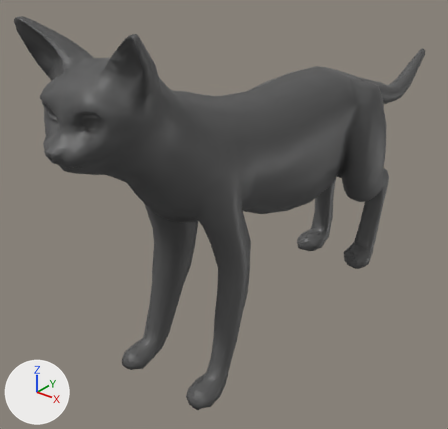
One commit to the COLLADA model Assets/Mimi/MimiAnimations.dae: the scene before it, then after it.
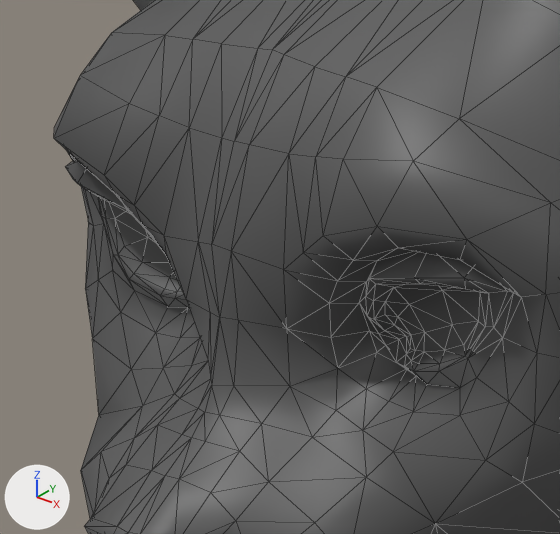
Each version is shown whole from a 50 mm camera at (1.764, -2.481, 2.129) aimed at (-0.238, 0.021, 0.578), then close up on the part from 7% to 24% of the width and 19% to 36% of the height. The lights are fixed; the arrows at lower left show +X, +Y and +Z. The close-ups show mesh edges as thin lines. Where no turn or scale is listed for an object, it has been applied to the vertices.

Objects in the first close-up: 'Mesh_proxy'.
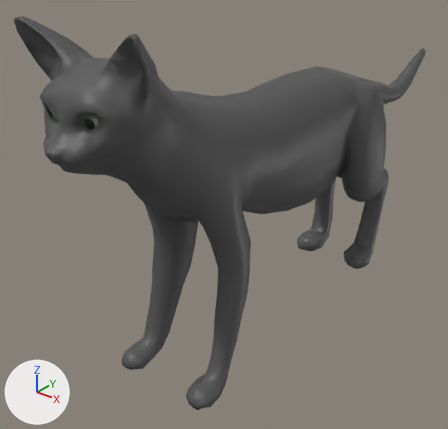
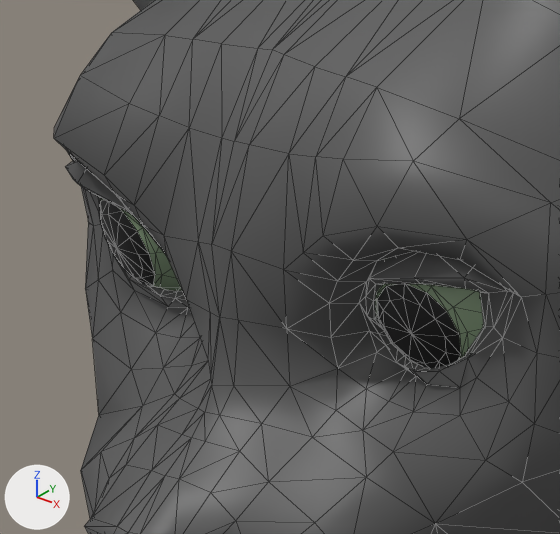
Commit message: *Augen mitexportiert

Boxes [x1, y1, x2, y2] around the edits, measured in the close-ups (560 x 534 px):
'Mesh_proxy.001', added: after [376, 258, 483, 369]
    faces in mat_pupil_mat (black #000000): [377, 284, 461, 369]
    faces in mat_iris_mat (green #849b7c): [376, 258, 483, 359]
'Mesh_proxy.002', added: after [98, 198, 182, 291]
    faces in mat_pupil_mat (black #000000): [98, 200, 155, 286]
    faces in mat_iris_mat (green #849b7c): [100, 198, 182, 291]

Edits to the bpy script that builds the scene:
```text
Add mat_iris_mat:
    mat_iris_mat = principled_material('Iris_Mat')
    mat_iris_mat.base_color = (0.231, 0.328, 0.201)  # green #849b7c
Add mat_pupil_mat:
    mat_pupil_mat = principled_material('Pupil_Mat')
    mat_pupil_mat.base_color = (0.0, 0.0, 0.0)  # black #000000
Add me_sphere_002:
    me_sphere_002.from_pydata(...)  # 98 vertices, 192 faces; spans x -0.0566..0.0612, y -0.0477..0.0715, z -0.0552..0.0626
    # faces by material slot: [156, 36]
    me_sphere_002.materials.append(mat_iris_mat)  # green #849b7c
    me_sphere_002.materials.append(mat_pupil_mat)  # black #000000
Add me_sphere:
    me_sphere.from_pydata(...)  # 98 vertices, 192 faces; spans x -0.0612..0.0566, y -0.0477..0.0715, z -0.0552..0.0626
    # faces by material slot: [156, 36]
    me_sphere.materials.append(mat_iris_mat)  # green #849b7c
    me_sphere.materials.append(mat_pupil_mat)  # black #000000
Add ob_mesh_proxy_002:
    ob_mesh_proxy_002 = bpy.data.objects.new('Mesh_proxy.002', me_sphere_002)
    ob_mesh_proxy_002.location = (-0.1033, -1.1183, 1.4861)
Add ob_mesh_proxy_001:
    ob_mesh_proxy_001 = bpy.data.objects.new('Mesh_proxy.001', me_sphere)
    ob_mesh_proxy_001.location = (0.1031, -1.1183, 1.4861)
```
